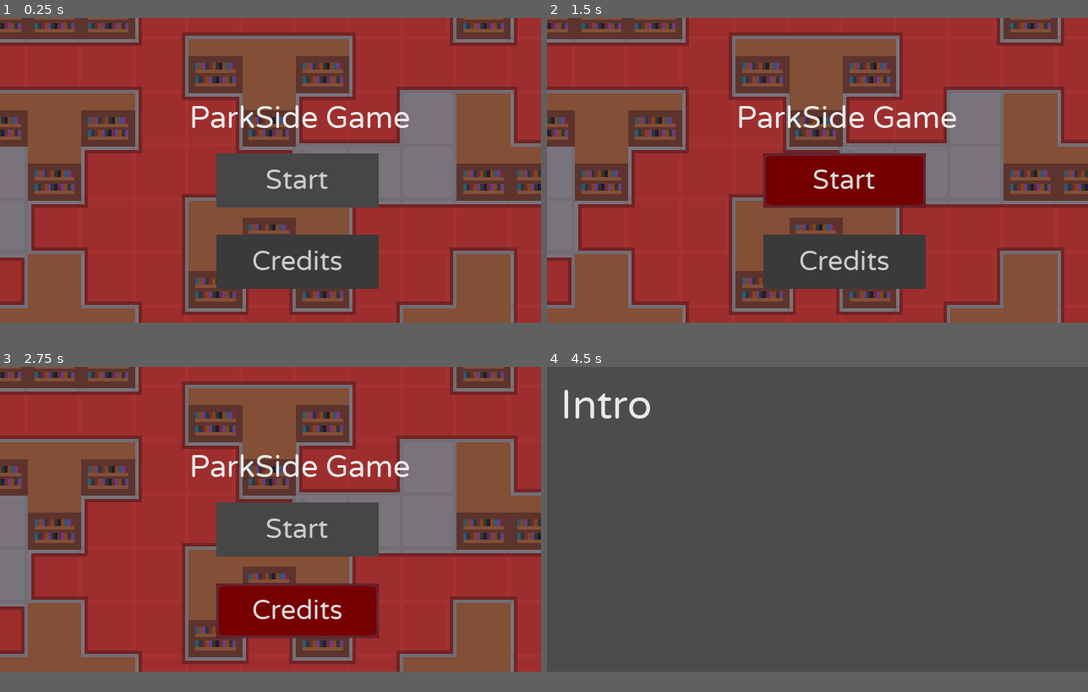
Above: before the commit, frames 1-4 (two rows, left to right).
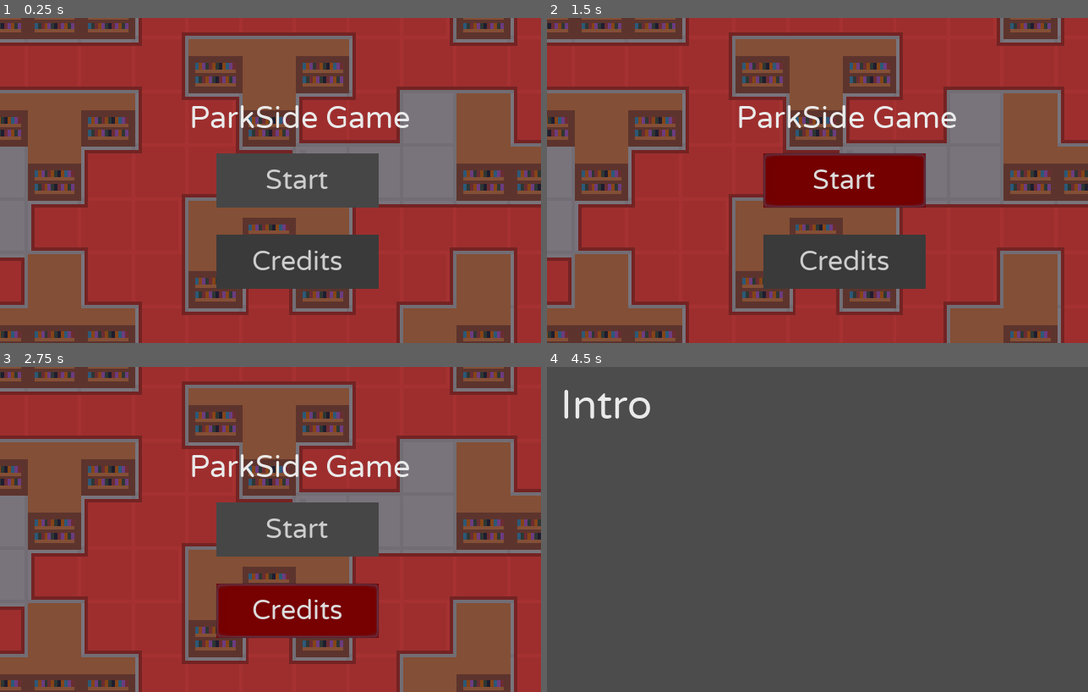
Above: after the commit, the same moments.

Repository: strawstack/ParkSideGame
Game: Godot game, scene res://levels/main.tscn
The game is run twice, just before and just after one commit, with the same random seed, the same clock (stepped at 60 frames per second) and the same inputs.
Inputs:
- Up to frame 1 (0.25 s): no input
- Up to frame 2 (1.5 s): click "Start" at 0.5 s; click "Start" at 1.25 s
- Up to frame 3 (2.75 s): click "Credits" at 2 s
- Up to frame 4 (4.5 s): hold Right (right) 2.78-3.53 s; tap 2 (next_scene) at 2.85, 4.35 s; tap Enter (ui_accept) at 3.5, 3.77, 4.25 s; hold Down (down) 3.53-4.28 s; tap 1 (prev_scene) at 3.6 s; hold Right (right) from 4.28 s (still down)
In our replay, the window is 640x360 before the commit and 640x384 after it. These sizes can differ from the game's own. Grey fills any space a smaller window leaves; there, only what the larger window draws over its background counts as a difference.

The runs differ from the first frame. In frame 1, 3.0% of the frame differs, in the area x 0-96%, y 93-100%; in frame 2, 3.0%; in frame 3, 3.0%; in frame 4, only the window size differs.
Error in both runs: Attempt to call function 'play' in base 'null instance' on a null instance. (res://mainMenu.gd:10)

Commit message:
Reworking main UI overlay

Diff:
--- a/levels/main.tscn
+++ b/levels/main.tscn
@@ -34,15 +34,23 @@
 "values": [ Color( 0, 0, 0, 1 ), Color( 1, 1, 1, 1 ) ]
 }
 
-[sub_resource type="DynamicFont" id=3]
-size = 18
-font_data = ExtResource( 2 )
-
-[sub_resource type="DynamicFont" id=4]
+[sub_resource type="DynamicFont" id=7]
+size = 20
+font_data = ExtResource( 2 )
+
+[sub_resource type="DynamicFont" id=6]
+size = 14
+font_data = ExtResource( 2 )
+
+[sub_resource type="DynamicFont" id=8]
 size = 10
 font_data = ExtResource( 2 )
 
-[sub_resource type="DynamicFont" id=5]
+[sub_resource type="DynamicFont" id=9]
+size = 14
+font_data = ExtResource( 2 )
+
+[sub_resource type="DynamicFont" id=10]
 size = 10
 font_data = ExtResource( 2 )
 
@@ -72,133 +80,284 @@
 
 [node name="CanvasLayer" type="CanvasLayer" parent="."]
 
-[node name="P1_Background" type="ColorRect" parent="CanvasLayer"]
-margin_right = 88.0
-margin_bottom = 184.0
-color = Color( 0.2, 0.2, 0.2, 1 )
-__meta__ = {
-"_edit_use_anchors_": false
-}
-
-[node name="p1_container" type="Node2D" parent="CanvasLayer"]
+[node name="p1_container" type="ColorRect" parent="CanvasLayer"]
+margin_right = 88.0
+margin_bottom = 192.0
+color = Color( 0.266667, 0.266667, 0.266667, 1 )
+__meta__ = {
+"_edit_use_anchors_": false
+}
+
+[node name="container" type="Node2D" parent="CanvasLayer/p1_container"]
 position = Vector2( 4.08952, 0 )
 
-[node name="p1" type="Label" parent="CanvasLayer/p1_container"]
-margin_right = 88.0
-margin_bottom = 23.0
-custom_fonts/font = SubResource( 3 )
+[node name="p1" type="ColorRect" parent="CanvasLayer/p1_container/container"]
+margin_left = -4.0
+margin_right = 84.0
+margin_bottom = 24.0
+color = Color( 0.2, 0.2, 0.2, 1 )
+__meta__ = {
+"_edit_use_anchors_": false
+}
+
+[node name="p1" type="Label" parent="CanvasLayer/p1_container/container/p1"]
+margin_right = 88.0
+margin_bottom = 24.0
+custom_fonts/font = SubResource( 7 )
 text = "Player 1"
 align = 1
 __meta__ = {
 "_edit_use_anchors_": false
 }
 
-[node name="task" type="Label" parent="CanvasLayer/p1_container"]
+[node name="task" type="ColorRect" parent="CanvasLayer/p1_container/container"]
+margin_left = -4.08952
 margin_top = 32.0
-margin_right = 88.0
-margin_bottom = 55.0
-custom_fonts/font = SubResource( 3 )
+margin_right = 83.9105
+margin_bottom = 56.0
+color = Color( 0.2, 0.2, 0.2, 1 )
+__meta__ = {
+"_edit_use_anchors_": false
+}
+
+[node name="task" type="Label" parent="CanvasLayer/p1_container/container/task"]
+margin_right = 88.0
+margin_bottom = 24.0
+custom_fonts/font = SubResource( 6 )
 text = "Task"
 align = 1
-__meta__ = {
-"_edit_use_anchors_": false
-}
-
-[node name="task_text" type="Label" parent="CanvasLayer/p1_container"]
+valign = 1
+__meta__ = {
+"_edit_use_anchors_": false
+}
+
+[node name="task_text" type="ColorRect" parent="CanvasLayer/p1_container/container"]
+margin_left = -4.0
 margin_top = 56.0
-margin_right = 88.0
-margin_bottom = 85.0
-custom_fonts/font = SubResource( 4 )
+margin_right = 84.0
+margin_bottom = 112.0
+color = Color( 0.2, 0.2, 0.2, 1 )
+__meta__ = {
+"_edit_use_anchors_": false
+}
+
+[node name="MarginContainer" type="MarginContainer" parent="CanvasLayer/p1_container/container/task_text"]
+margin_right = 88.0
+margin_bottom = 56.0
+custom_constants/margin_right = 4
+custom_constants/margin_top = 4
+custom_constants/margin_left = 4
+custom_constants/margin_bottom = 4
+__meta__ = {
+"_edit_use_anchors_": false
+}
+
+[node name="task_text" type="Label" parent="CanvasLayer/p1_container/container/task_text/MarginContainer"]
+margin_left = 4.0
+margin_top = 4.0
+margin_right = 84.0
+margin_bottom = 52.0
+size_flags_vertical = 5
+custom_fonts/font = SubResource( 8 )
 text = "Move to the trigger area"
 autowrap = true
 __meta__ = {
 "_edit_use_anchors_": false
 }
 
-[node name="ctrls" type="Label" parent="CanvasLayer/p1_container"]
+[node name="ctrls" type="ColorRect" parent="CanvasLayer/p1_container/container"]
+margin_left = -4.08952
 margin_top = 120.0
-margin_right = 88.0
-margin_bottom = 143.0
-custom_fonts/font = SubResource( 3 )
+margin_right = 83.9105
+margin_bottom = 144.0
+color = Color( 0.2, 0.2, 0.2, 1 )
+__meta__ = {
+"_edit_use_anchors_": false
+}
+
+[node name="ctrls" type="Label" parent="CanvasLayer/p1_container/container/ctrls"]
+margin_right = 88.0
+margin_bottom = 24.0
+custom_fonts/font = SubResource( 9 )
 text = "Controls"
 align = 1
-__meta__ = {
-"_edit_use_anchors_": false
-}
-
-[node name="ctrls_text" type="Label" parent="CanvasLayer/p1_container"]
+valign = 1
+__meta__ = {
+"_edit_use_anchors_": false
+}
+
+[node name="ctrls_text" type="ColorRect" parent="CanvasLayer/p1_container/container"]
+margin_left = -4.0
 margin_top = 144.0
-margin_right = 88.0
-margin_bottom = 179.0
-custom_fonts/font = SubResource( 5 )
-text = "W - up, S - down"
+margin_right = 84.0
+margin_bottom = 184.0
+color = Color( 0.2, 0.2, 0.2, 1 )
+__meta__ = {
+"_edit_use_anchors_": false
+}
+
+[node name="MarginContainer" type="MarginContainer" parent="CanvasLayer/p1_container/container/ctrls_text"]
+margin_right = 88.0
+margin_bottom = 40.0
+custom_constants/margin_right = 4
+custom_constants/margin_top = 4
+custom_constants/margin_left = 4
+custom_constants/margin_bottom = 4
+__meta__ = {
+"_edit_use_anchors_": false
+}
+
+[node name="ctrls_text" type="Label" parent="CanvasLayer/p1_container/container/ctrls_text/MarginContainer"]
+margin_left = 4.0
+margin_top = 4.0
+margin_right = 84.0
+margin_bottom = 36.0
+size_flags_vertical = 5
+custom_fonts/font = SubResource( 10 )
+text = "W - up
+S - down"
 autowrap = true
 __meta__ = {
 "_edit_use_anchors_": false
 }
 
-[node name="P2_Background" type="ColorRect" parent="CanvasLayer"]
-anchor_left = 1.0
-anchor_right = 1.0
-margin_left = -88.0
-margin_bottom = 184.0
-color = Color( 0.2, 0.2, 0.2, 1 )
-__meta__ = {
-"_edit_use_anchors_": false
-}
-
-[node name="p2_container" type="Node2D" parent="CanvasLayer"]
-position = Vector2( 236.907, 0 )
-
-[node name="p1" type="Label" parent="CanvasLayer/p2_container"]
-margin_right = 88.0
-margin_bottom = 23.0
-custom_fonts/font = SubResource( 3 )
+[node name="p2_container" type="ColorRect" parent="CanvasLayer"]
+margin_left = 232.0
+margin_right = 320.0
+margin_bottom = 192.0
+color = Color( 0.266667, 0.266667, 0.266667, 1 )
+__meta__ = {
+"_edit_use_anchors_": false
+}
+
+[node name="container" type="Node2D" parent="CanvasLayer/p2_container"]
+position = Vector2( 4.08952, 0 )
+
+[node name="p2" type="ColorRect" parent="CanvasLayer/p2_container/container"]
+margin_left = -4.0
+margin_right = 84.0
+margin_bottom = 24.0
+color = Color( 0.2, 0.2, 0.2, 1 )
+__meta__ = {
+"_edit_use_anchors_": false
+}
+
+[node name="p2" type="Label" parent="CanvasLayer/p2_container/container/p2"]
+margin_right = 88.0
+margin_bottom = 24.0
+custom_fonts/font = SubResource( 7 )
 text = "Player 2"
 align = 1
 __meta__ = {
 "_edit_use_anchors_": false
 }
 
-[node name="task" type="Label" parent="CanvasLayer/p2_container"]
+[node name="task" type="ColorRect" parent="CanvasLayer/p2_container/container"]
+margin_left = -4.08952
 margin_top = 32.0
-margin_right = 88.0
-margin_bottom = 55.0
-custom_fonts/font = SubResource( 3 )
+margin_right = 83.9105
+margin_bottom = 56.0
+color = Color( 0.2, 0.2, 0.2, 1 )
+__meta__ = {
+"_edit_use_anchors_": false
+}
+
+[node name="task" type="Label" parent="CanvasLayer/p2_container/container/task"]
+margin_right = 88.0
+margin_bottom = 24.0
+custom_fonts/font = SubResource( 6 )
 text = "Task"
 align = 1
-__meta__ = {
-"_edit_use_anchors_": false
-}
-
-[node name="task_text" type="Label" parent="CanvasLayer/p2_container"]
+valign = 1
+__meta__ = {
+"_edit_use_anchors_": false
+}
+
+[node name="task_text" type="ColorRect" parent="CanvasLayer/p2_container/container"]
+margin_left = -4.0
 margin_top = 56.0
-margin_right = 88.0
-margin_bottom = 85.0
-custom_fonts/font = SubResource( 4 )
+margin_right = 84.0
+margin_bottom = 112.0
+color = Color( 0.2, 0.2, 0.2, 1 )
+__meta__ = {
+"_edit_use_anchors_": false
+}
+
+[node name="MarginContainer" type="MarginContainer" parent="CanvasLayer/p2_container/container/task_text"]
+margin_right = 88.0
+margin_bottom = 56.0
+custom_constants/margin_right = 4
+custom_constants/margin_top = 4
+custom_constants/margin_left = 4
+custom_constants/margin_bottom = 4
+__meta__ = {
+"_edit_use_anchors_": false
+}
+
+[node name="task_text" type="Label" parent="CanvasLayer/p2_container/container/task_text/MarginContainer"]
+margin_left = 4.0
+margin_top = 4.0
+margin_right = 84.0
+margin_bottom = 52.0
+size_flags_vertical = 5
+custom_fonts/font = SubResource( 8 )
 text = "Move to the trigger area"
 autowrap = true
 __meta__ = {
 "_edit_use_anchors_": false
 }
 
-[node name="ctrls" type="Label" parent="CanvasLayer/p2_container"]
+[node name="ctrls" type="ColorRect" parent="CanvasLayer/p2_container/container"]
+margin_left = -4.08952
 margin_top = 120.0
-margin_right = 88.0
-margin_bottom = 143.0
-custom_fonts/font = SubResource( 3 )
+margin_right = 83.9105
+margin_bottom = 144.0
+color = Color( 0.2, 0.2, 0.2, 1 )
+__meta__ = {
+"_edit_use_anchors_": false
+}
+
+[node name="ctrls" type="Label" parent="CanvasLayer/p2_container/container/ctrls"]
+margin_right = 88.0
+margin_bottom = 24.0
+custom_fonts/font = SubResource( 9 )
 text = "Controls"
 align = 1
-__meta__ = {
-"_edit_use_anchors_": false
-}
-
-[node name="ctrls_text" type="Label" parent="CanvasLayer/p2_container"]
+valign = 1
+__meta__ = {
+"_edit_use_anchors_": false
+}
+
+[node name="ctrls_text" type="ColorRect" parent="CanvasLayer/p2_container/container"]
+margin_left = -4.0
 margin_top = 144.0
-margin_right = 88.0
-margin_bottom = 179.0
-custom_fonts/font = SubResource( 5 )
-text = "left/right arrows"
+margin_right = 84.0
+margin_bottom = 184.0
+color = Color( 0.2, 0.2, 0.2, 1 )
+__meta__ = {
+"_edit_use_anchors_": false
+}
+
+[node name="MarginContainer" type="MarginContainer" parent="CanvasLayer/p2_container/container/ctrls_text"]
+margin_right = 88.0
+margin_bottom = 40.0
+custom_constants/margin_right = 4
+custom_constants/margin_top = 4
+custom_constants/margin_left = 4
+custom_constants/margin_bottom = 4
+__meta__ = {
+"_edit_use_anchors_": false
+}
+
+[node name="ctrls_text" type="Label" parent="CanvasLayer/p2_container/container/ctrls_text/MarginContainer"]
+margin_left = 4.0
+margin_top = 4.0
+margin_right = 84.0
+margin_bottom = 36.0
+size_flags_vertical = 5
+custom_fonts/font = SubResource( 10 )
+text = "left arrow
+right arrow"
 autowrap = true
 __meta__ = {
 "_edit_use_anchors_": false
--- a/project.godot
+++ b/project.godot
@@ -22,9 +22,9 @@
 [display]
 
 window/size/width=320
-window/size/height=180
+window/size/height=192
 window/size/test_width=1280
-window/size/test_height=720
+window/size/test_height=768
 window/stretch/mode="2d"
 window/stretch/aspect="keep"
 
--- a/temp_text.tscn
+++ /dev/null
@@ -1,18 +0,0 @@
-[gd_scene load_steps=3 format=2]
-
-[ext_resource path="res://VarelaRound-Regular.ttf" type="DynamicFontData" id=1]
-
-[sub_resource type="DynamicFont" id=1]
-size = 24
-font_data = ExtResource( 1 )
-
-[node name="Label" type="Label"]
-margin_left = 8.0
-margin_top = 8.0
-margin_right = 63.0
-margin_bottom = 38.0
-custom_fonts/font = SubResource( 1 )
-text = "Intro"
-__meta__ = {
-"_edit_use_anchors_": false
-}
Not shown: 1 places in levels/main.tscn that only renumber resources
